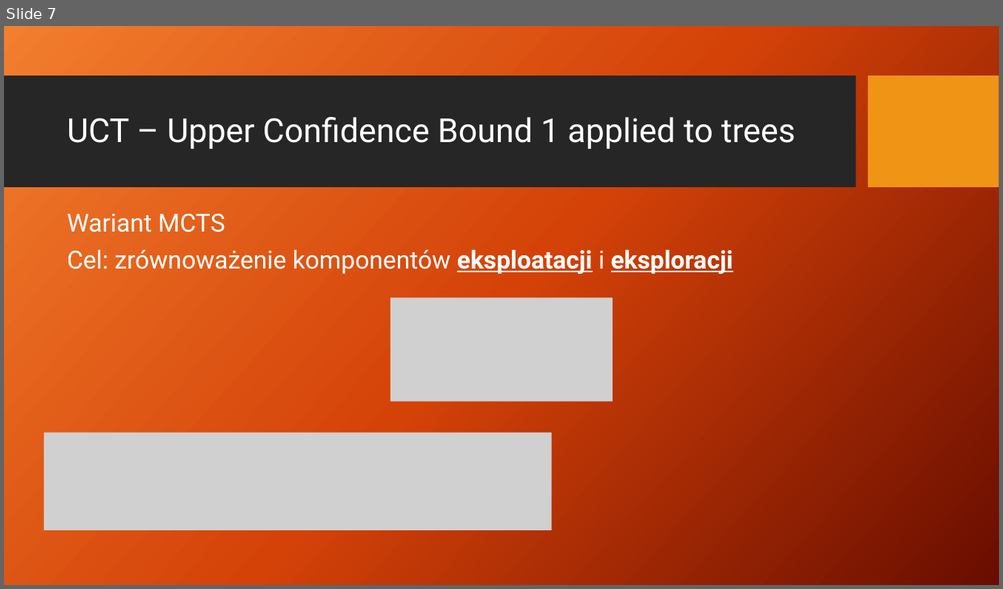
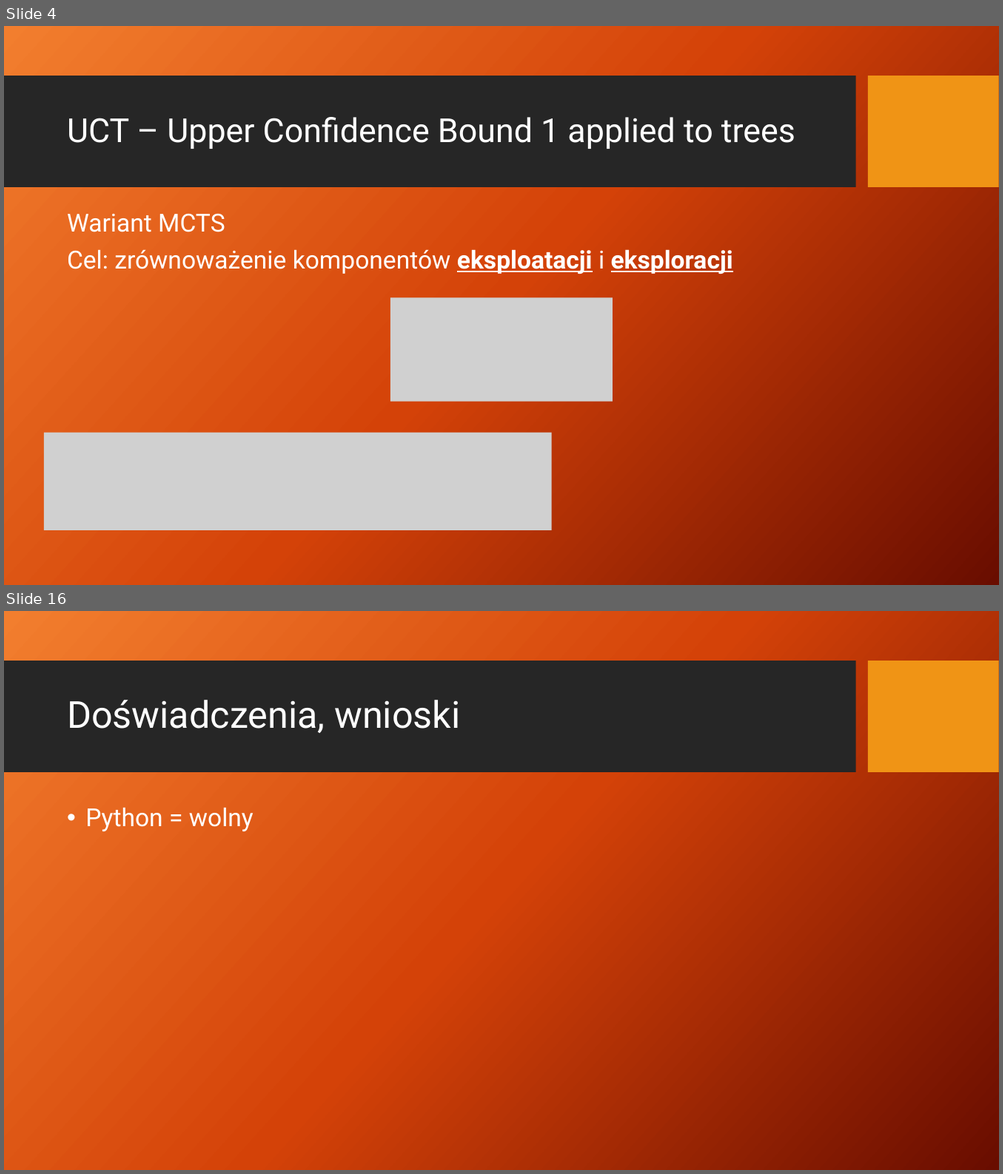
Before and after one commit to patrykf-dev/uct-visualisation-thesis, a slide deck: doc/prezentacja-02/UCT_finish_presentation.pptx. Shown one above the other, each under a label of ours: slide 7 before the commit, slides 4 and 16 after it; the slides between them are not shown. The pictures are 1003x589 and 1003x1174 pixels, drawn with LibreOffice and Linux fonts; fonts in the diff are those of the drawing; grey boxes stand for pictures; background and template pictures are left out. Boxes give left, top, right and bottom in pixels: in the first picture for what was removed or moved away, otherwise in the second. Text is boxed around its words. In the diff, an @@ line names an element or a change of style, - is before the commit and + after.

```diff
--- a/doc/prezentacja-02/UCT_finish_presentation.pptx
+++ b/doc/prezentacja-02/UCT_finish_presentation.pptx
@@ slide 16 added at (4, 611, 999, 1170), background picture (left out); not listed: 2 template elements that a slide beside it also shows @@
@@ title added at (67, 700, 460, 733), 36 pt, text #FFFFFF @@
+Doświadczenia, wnioski
@@ text added at (85, 807, 253, 832), 24 pt, text #FFFFFF @@
+• Python = wolny
@@ what was slide 7 is now slide 4 @@
```
Also in this commit, not shown: 1 slide changed, 11 other slides added, 50 slides removed, 1 other file.
